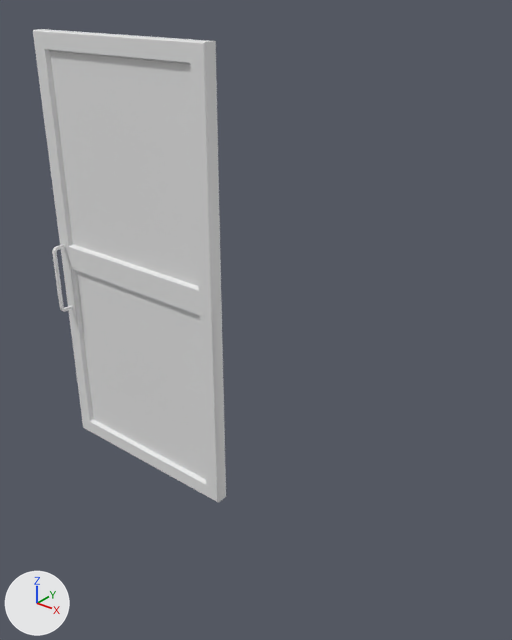
What one commit did to the FBX model StealthGame/Assets/Meshs/Door_inside_mesh.fbx.
Before and after are seen from a camera (50 mm lens) standing at (2.53, -2.8, 3.16) and looking at (0.22, 0.09, 1.37). Lighting does not change. The marker at lower left points along +X, +Y and +Z. Where no turn or scale is listed for an object, it has been applied to the vertices.

Script lines for the objects in view, before the commit:
```python
me_mesh = bpy.data.meshes.new('Mesh')
me_mesh.from_pydata(...)  # 112 vertices, 106 faces; spans x -0.7..0.7, y -0.09..0.09, z -1.44..1.44
ob_door_inside_mesh = bpy.data.objects.new('Door_inside_mesh', me_mesh)
ob_door_inside_mesh.location = (-0.701, -0.045, 1.436)
```
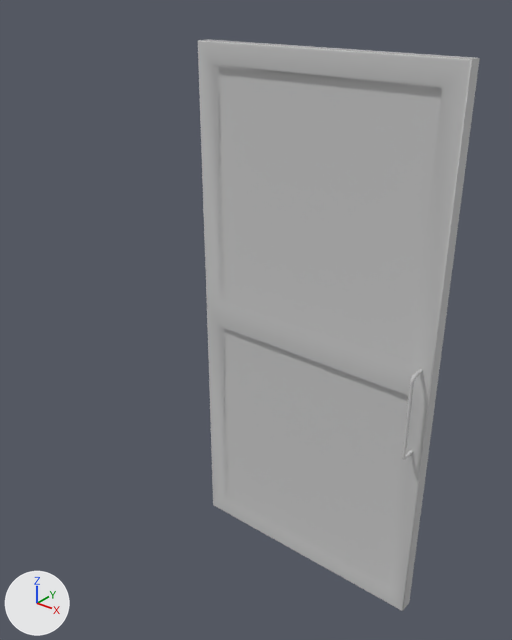
Where the change shows, as pixel boxes (x1, y1, x2, y2) in the pictures (512 x 640 px; the box of a moved part takes in the faces that stretch with it):
'Door_inside_mesh', reshaped, moved (46% wider, 21% taller)
    before: (33, 29, 226, 502)
    after: (198, 39, 480, 611)
part 1 of me_mesh, moved or reshaped
    before: (33, 29, 226, 502)
    after: (198, 39, 480, 611)
part 2 of me_mesh, added
    after: (402, 369, 423, 460)
part 3 of me_mesh, deleted
    before: (52, 244, 73, 312)

What changed in the scene script:
```text
Add mat_default:
    mat_default = principled_material('Default')
    mat_default.base_color = (0.6, 0.6, 0.6)  # light grey #cbcbcb
    mat_default.roughness = 0.0
Change me_mesh:
    used by ob_door_inside_mesh; location = (-0.701, -0.045, 1.436)
    remove me_mesh.from_pydata(...)  # 112 vertices, 106 faces; spans x -0.7..0.7, y -0.09..0.09, z -1.44..1.44
    add me_mesh.from_pydata(...)  # 704 vertices, 670 faces; spans x -0.01..1.39, y -0.18..0.09, z 0.01..2.88
    me_mesh part 1: the loose piece of 64 vertices spanning x -0.7..0.7, y 0.0..0.09, z -1.44..1.44 is mirrored in x about its middle, then moved by (0.69, -0.09, 1.45), in mat_default (light grey #cbcbcb)
    me_mesh part 2: a new loose piece of 320 vertices spanning x 1.33..1.35, y -0.18..-0.07, z 1.05..1.53, in mat_default (light grey #cbcbcb)
    me_mesh part 3: the loose piece of 48 vertices spanning x -0.66..-0.64, y -0.09..0.02, z -0.39..0.08 is deleted
    me_mesh part 4: the surface is now shaded smooth
    add me_mesh.materials.append(mat_default)  # light grey #cbcbcb
Change ob_door_inside_mesh:
    ob_door_inside_mesh.location: (-0.701, -0.045, 1.436) -> (0.0, 0.0, 0.0)
```
